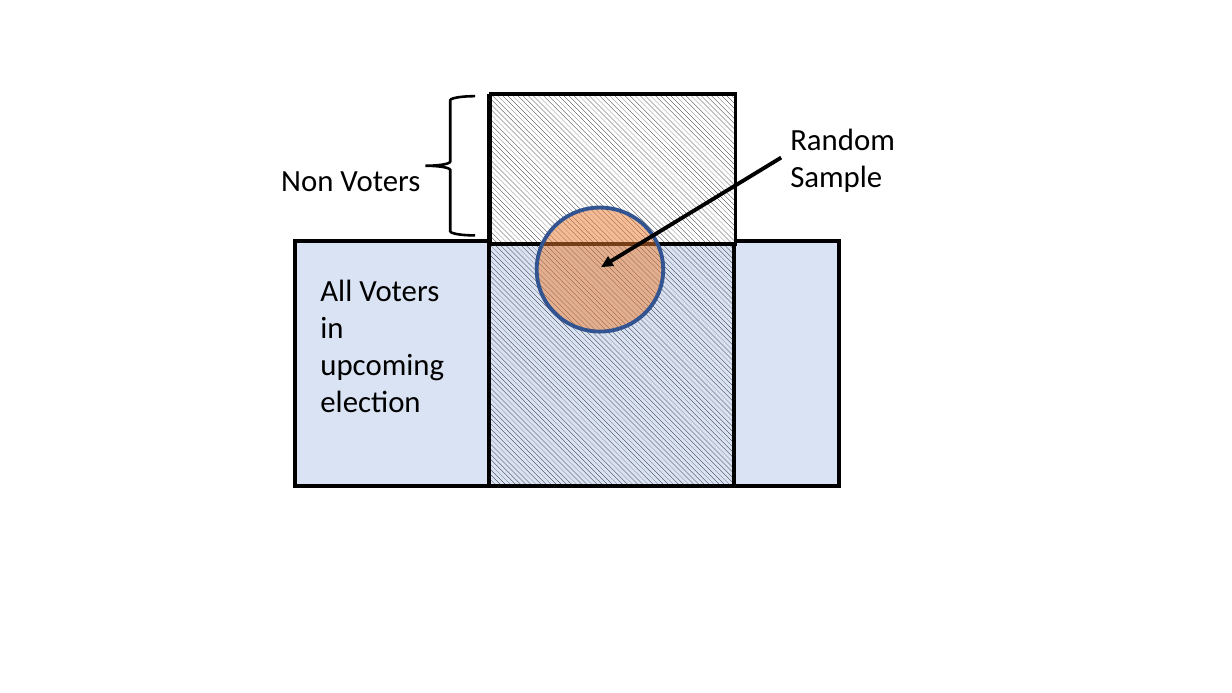
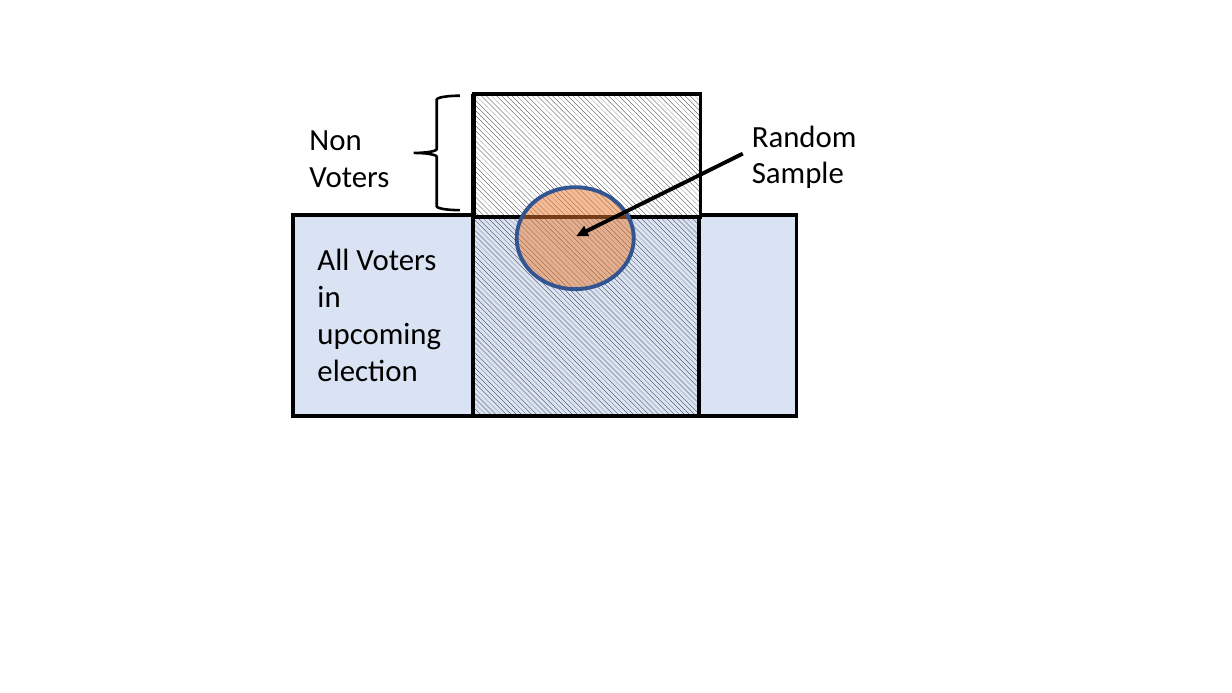
Before and after one commit to DS-100/textbook, a slide deck: slide 3 of content/ch/02/figures/ConstructDesignsRe tangles.pptx. Drawn at 1232x693 pixels with LibreOffice and Linux fonts; fonts in the diff are those of the drawing. Boxes give left, top, right and bottom in pixels: in the first picture for what was removed or moved away, otherwise in the second. Text is boxed around its words. In the diff, an @@ line names an element or a change of style, - is before the commit and + after.

```diff
--- a/content/ch/02/figures/ConstructDesignsRe tangles.pptx
+++ b/content/ch/02/figures/ConstructDesignsRe tangles.pptx
@@ text "Non Voters" rewrapped from bbox=[281, 171, 420, 192] to bbox=[309, 130, 389, 188] @@
@@ left brace: place and size @@
-left brace at bbox=[425, 96, 475, 236]
+left brace at bbox=[414, 96, 460, 211]
@@ rectangle: place and size @@
-rectangle at bbox=[489, 97, 734, 487]
+rectangle at bbox=[473, 95, 700, 416]
@@ rectangle: place and size @@
-rectangle at bbox=[491, 93, 736, 244]
+rectangle at bbox=[475, 94, 701, 218]
@@ text "Random Sample": place and size @@
-text "Random Sample" at bbox=[790, 128, 895, 192]
+text "Random Sample" at bbox=[752, 125, 857, 188]
@@ arrow moved from (781, 158) - (602, 267) to (743, 153) - (577, 237) @@
@@ ellipse: place and size @@
-ellipse at bbox=[537, 208, 664, 332]
+ellipse at bbox=[517, 188, 634, 289]
@@ rectangle: place and size @@
-rectangle at bbox=[295, 241, 839, 486]
+rectangle at bbox=[293, 215, 797, 417]
@@ text "All Voters in upcoming election": place and size @@
-text "All Voters in upcoming election" at bbox=[320, 279, 444, 413]
+text "All Voters in upcoming election" at bbox=[317, 248, 441, 382]
```
Also in this commit, not shown: 4 other slides changed, 11 other files.
